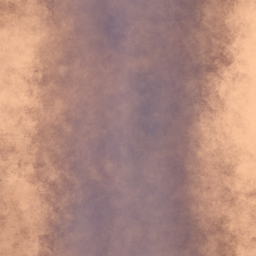
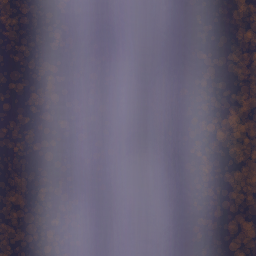
The second 256 × 256 image is a revision of the first. Changes to its layers:
hid "Paint Layer 1" over [0, 0, 256, 256]
painted on "Background" over [0, 0, 256, 256]
